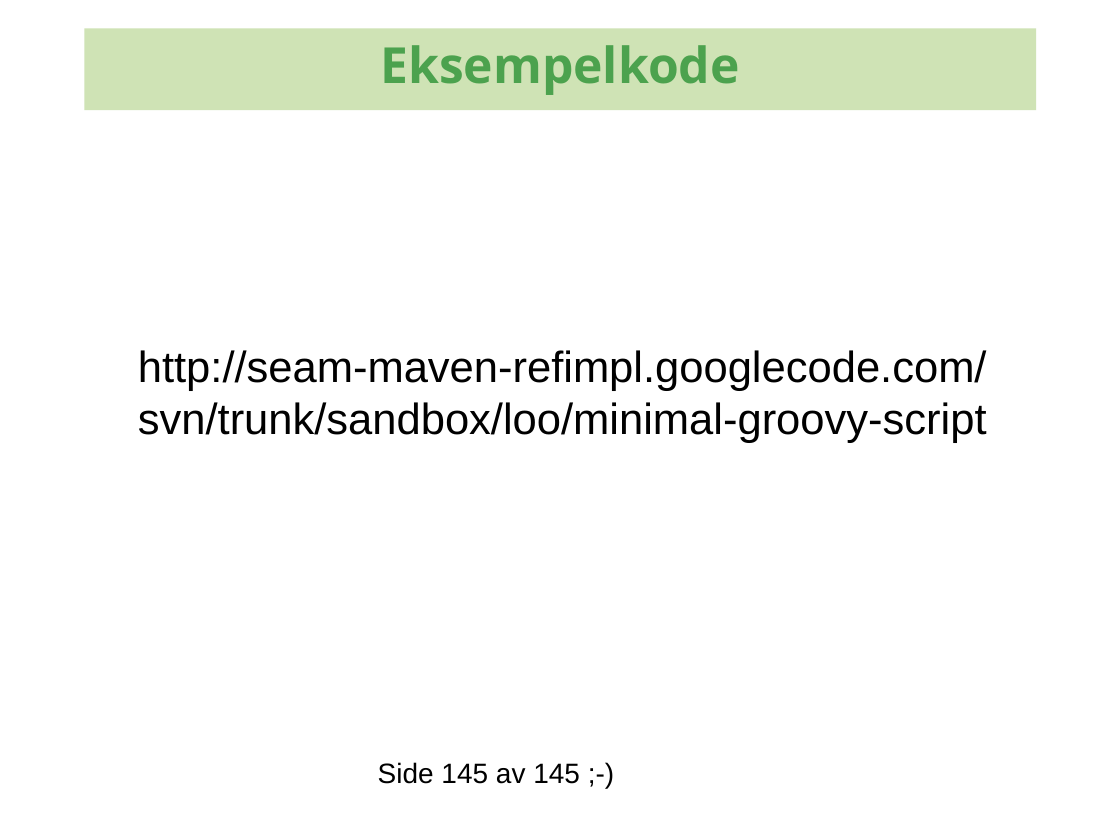
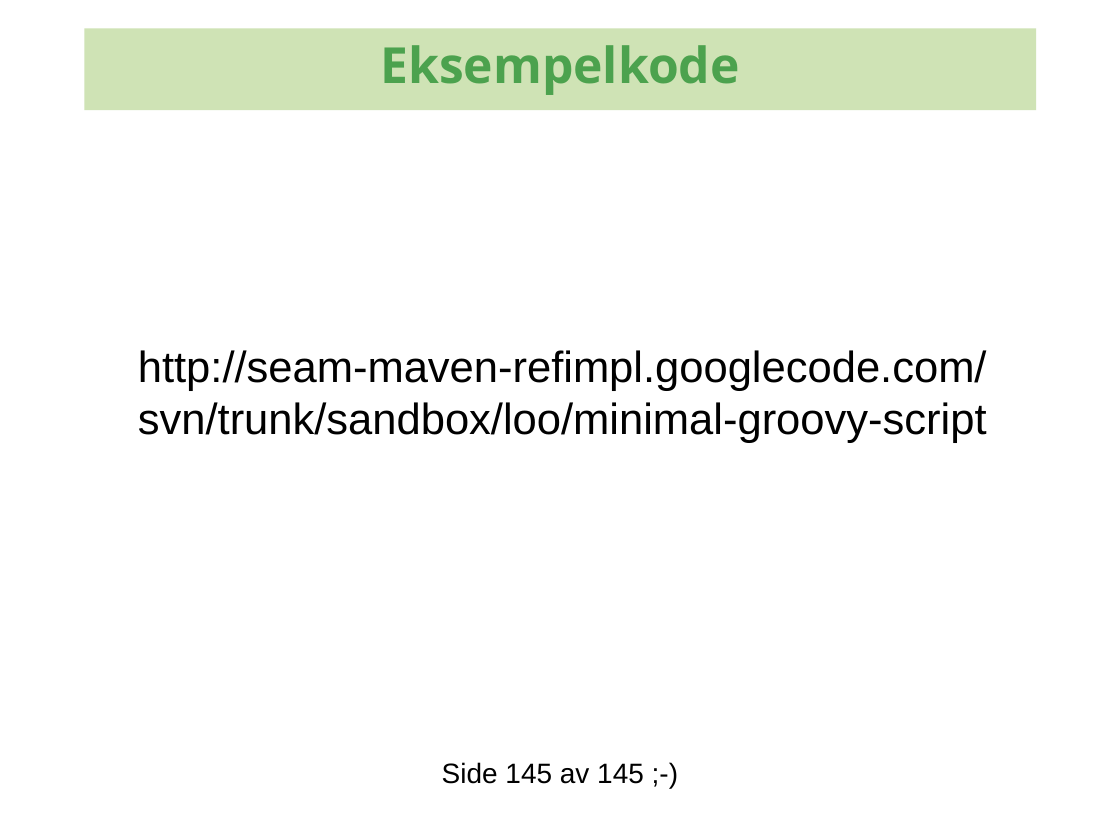
Before and after one commit to kenglxn/seam-maven-refimpl, a slide deck: slide 30 of sandbox/loo/gmaven-lynforedrag/gmaven-lynforedrag.odp. Drawn at 1120x840 pixels with LibreOffice and Linux fonts; fonts in the diff are those of the drawing; background and template pictures are left out. Boxes give left, top, right and bottom in pixels: in the first picture for what was removed or moved away, otherwise in the second. Text is boxed around its words. In the diff, an @@ line names an element or a change of style, - is before the commit and + after.

```diff
--- a/sandbox/loo/gmaven-lynforedrag/gmaven-lynforedrag.odp
+++ b/sandbox/loo/gmaven-lynforedrag/gmaven-lynforedrag.odp
@@ text "Side 145 av 145 ;-)": place and size @@
-text "Side 145 av 145 ;-)" at [378,762,580,784]
+text "Side 145 av 145 ;-)" at [442,762,644,784]
```
Also in this commit, not shown: 7 other slides changed.
